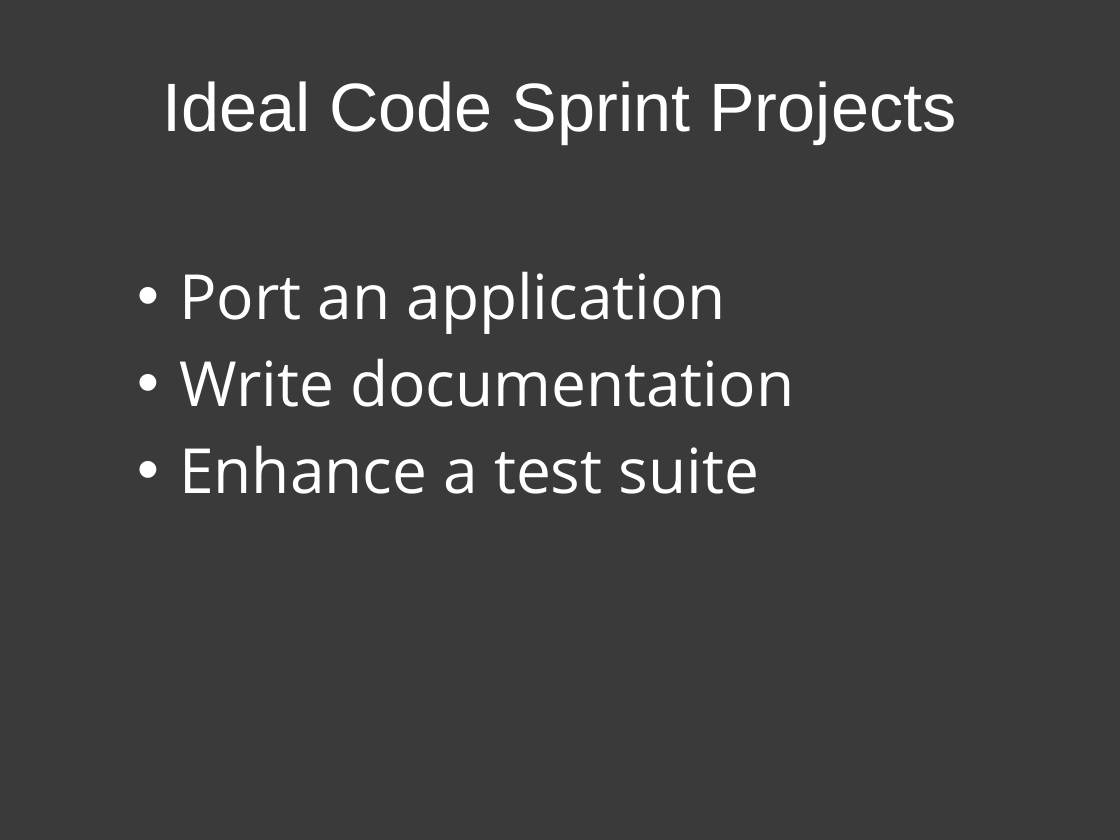
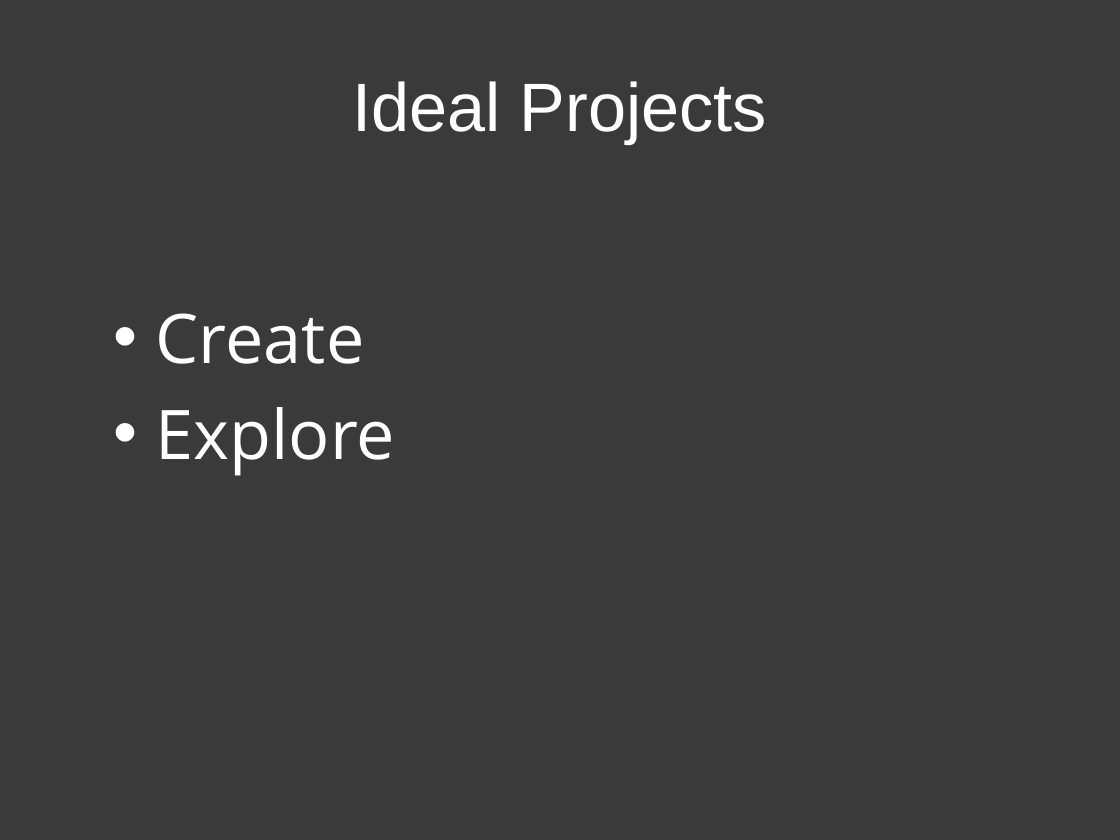
Before and after one commit to patik/code-sprint, a slide deck: slide 15 of code-sprint.pptx. Drawn at 1120x840 pixels with LibreOffice and Linux fonts; fonts in the diff are those of the drawing. Boxes give left, top, right and bottom in pixels: in the first picture for what was removed or moved away, otherwise in the second. Text is boxed around its words. In the diff, an @@ line names an element or a change of style, - is before the commit and + after.

```diff
--- a/code-sprint.pptx
+++ b/code-sprint.pptx
@@ title at (352,81,767,143): text changed @@
-Ideal Code Sprint Projects
+Ideal Projects
@@ text at (156,313,395,476): text changed; size 40 to 44 pt @@
-• Port an application
-• Write documentation
-• Enhance a test suite
+• Create
+• Explore
```
Also in this commit, not shown: 14 other slides changed, 1 other file.
